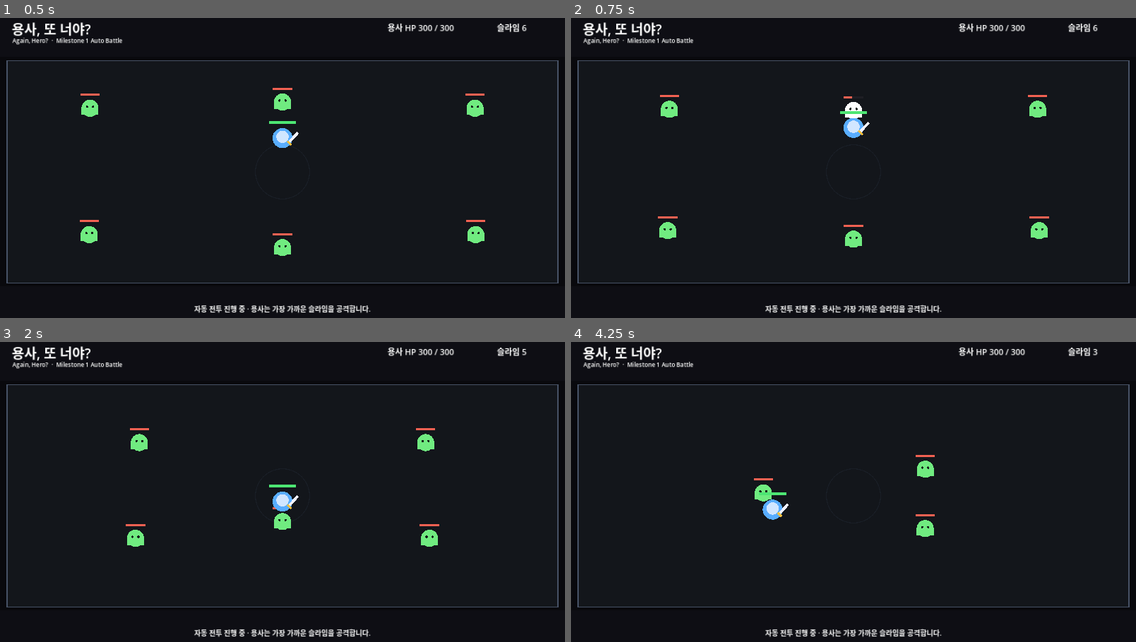
Above: before the commit, frames 1-4 (two rows, left to right).
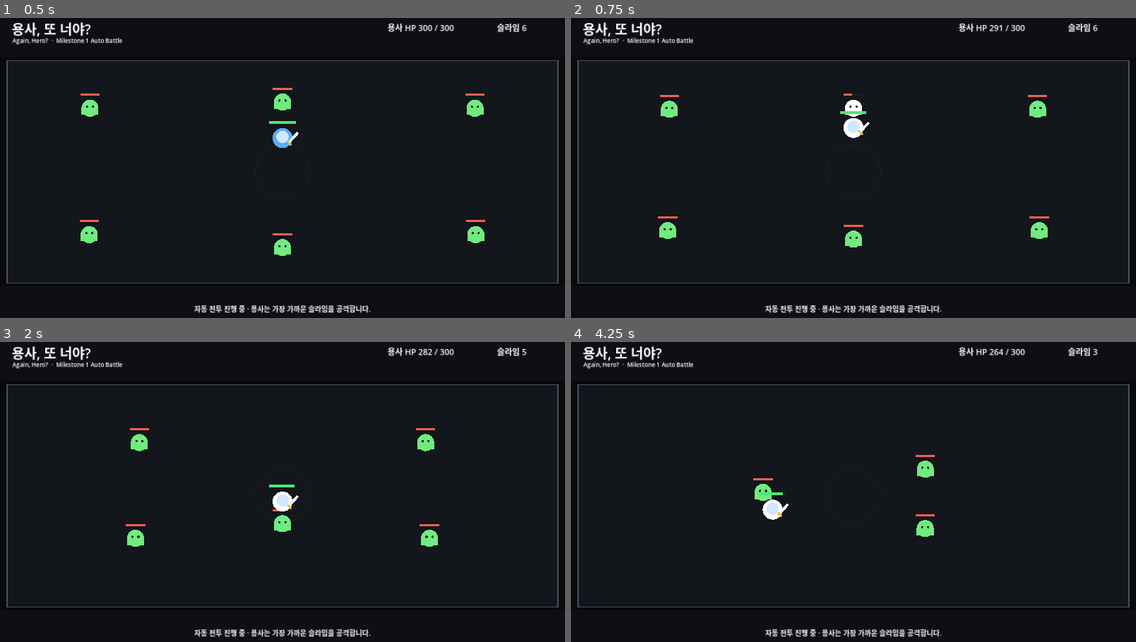
Above: after the commit, the same moments.

Repository: MinSung0732/Again-Hero-
Game: Godot game, scene res://src/main/Main.tscn
The game is run twice, just before and just after one commit, with the same random seed, the same clock (stepped at 60 frames per second) and the same inputs.
Inputs:
- Up to frame 1 (0.5 s): no input
- Up to frame 2 (0.75 s): no input
- Up to frame 3 (2 s): no input
- Up to frame 4 (4.25 s): no input

Frame 1 is identical in both runs. In frame 2, 0.2% of the frame differs, in the area x 48-77%, y 2-40%; in frame 3, 0.2%; in frame 4, 0.1%.

Commit message:
fix: let slime attack within collision distance

Diff:
--- a/src/monsters/slime.gd
+++ b/src/monsters/slime.gd
@@ -5,7 +5,7 @@
 @export var max_hp: int = 60
 @export var move_speed: float = 115.0
 @export var attack_damage: int = 9
-@export var attack_range: float = 54.0
+@export var attack_range: float = 72.0
 @export var attack_cooldown: float = 1.10
 
 var current_hp: int
